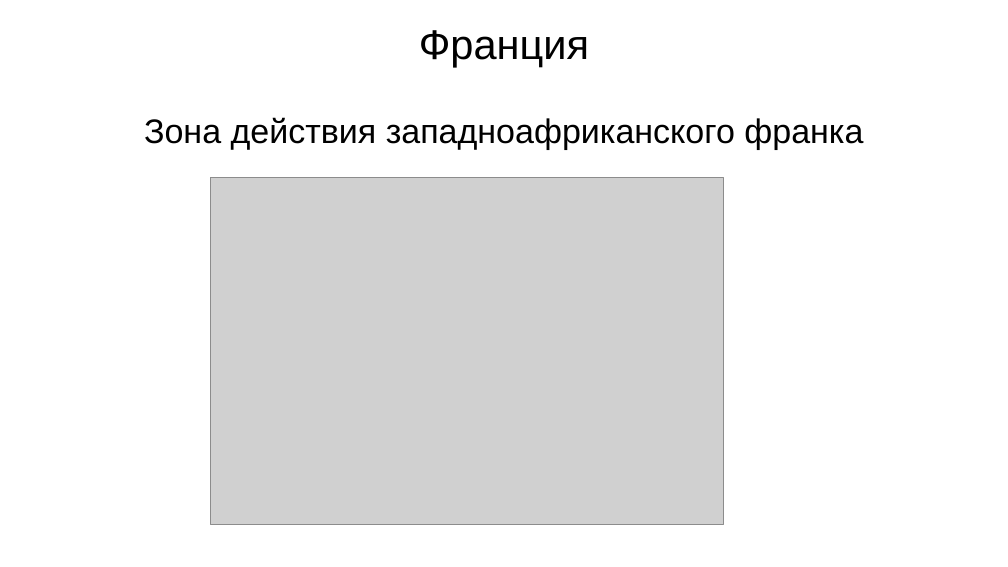
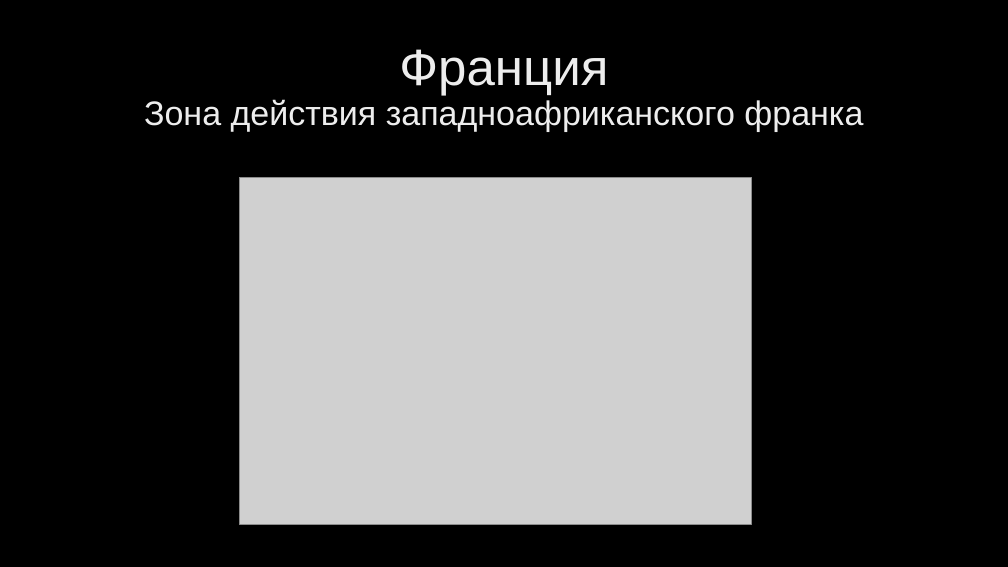
Before and after one commit to belov-anatoly/afrique, a slide deck: slide 8 of Африка_презентация.pptx. Drawn at 1008x567 pixels with LibreOffice and Linux fonts; fonts in the diff are those of the drawing; grey boxes stand for pictures; background and template pictures are left out. Boxes give left, top, right and bottom in pixels: in the first picture for what was removed or moved away, otherwise in the second. Text is boxed around its words. In the diff, an @@ line names an element or a change of style, - is before the commit and + after.

```diff
--- a/Африка_презентация.pptx
+++ b/Африка_презентация.pptx
@@ background #FFFFFF to picture (left out) @@
@@ title "Франция Зона действия западноафриканского франка" at [144,49,863,132]: size 39.6 to 48.6 pt in "Франция"; text colour #000000 to gradient #BFBFBF to #EDEDED to #FFFFFF @@
@@ picture: place and size @@
-picture at [211,178,724,525]
+picture at [239,178,752,525]
```
Also in this commit, not shown: 17 other slides changed, 1 slide added.
